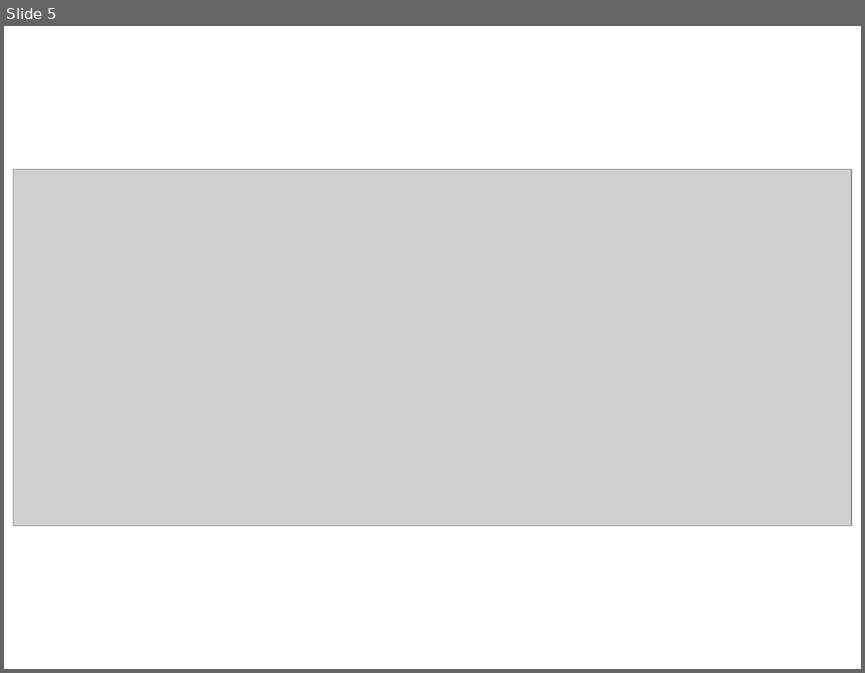
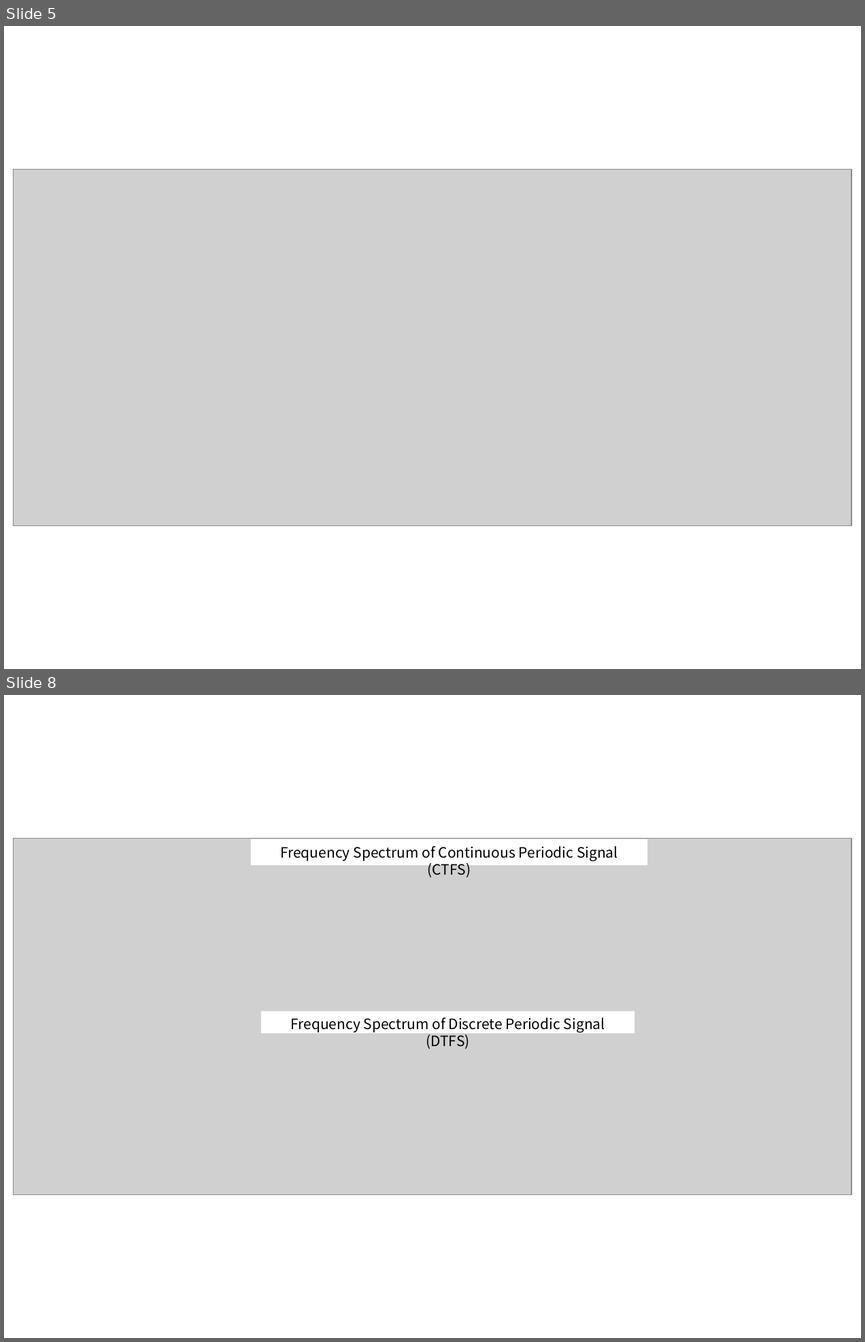
Before and after one commit to answeredbyablemind/answeredbyablemind.github.io, a slide deck: pics/2022-01-14-sampling_CT_to_DT/pics.pptx. Shown one above the other, each under a label of ours: slide 5 before the commit, slides 5 and 8 after it; the slides between them are not shown. The pictures are 865x673 and 865x1342 pixels, drawn with LibreOffice and Linux fonts; fonts in the diff are those of the drawing; grey boxes stand for pictures. Boxes give left, top, right and bottom in pixels: in the first picture for what was removed or moved away, otherwise in the second. Text is boxed around its words. In the diff, an @@ line names an element or a change of style, - is before the commit and + after.

```diff
--- a/pics/2022-01-14-sampling_CT_to_DT/pics.pptx
+++ b/pics/2022-01-14-sampling_CT_to_DT/pics.pptx
@@ slide 8 added at bbox=[4, 695, 861, 1338], background #FFFFFF @@
@@ picture added at bbox=[14, 838, 851, 1195] @@
@@ rectangle added at bbox=[251, 839, 647, 864], fill #FFFFFF, 12 pt, text #000000 @@
+Frequency Spectrum of Continuous Periodic Signal (CTFS)
@@ picture added at bbox=[377, 991, 521, 1015] @@
@@ rectangle added at bbox=[385, 999, 507, 1017], fill #FFFFFF @@
@@ rectangle added at bbox=[261, 1011, 634, 1034], fill #FFFFFF, 12 pt, text #000000 @@
+Frequency Spectrum of Discrete Periodic Signal (DTFS)
@@ picture added at bbox=[362, 1168, 534, 1192] @@
@@ rectangle added at bbox=[372, 1198, 527, 1216], fill #FFFFFF @@
```
Also in this commit, not shown: 1 slide changed, 1 other slide added, 8 other files.
